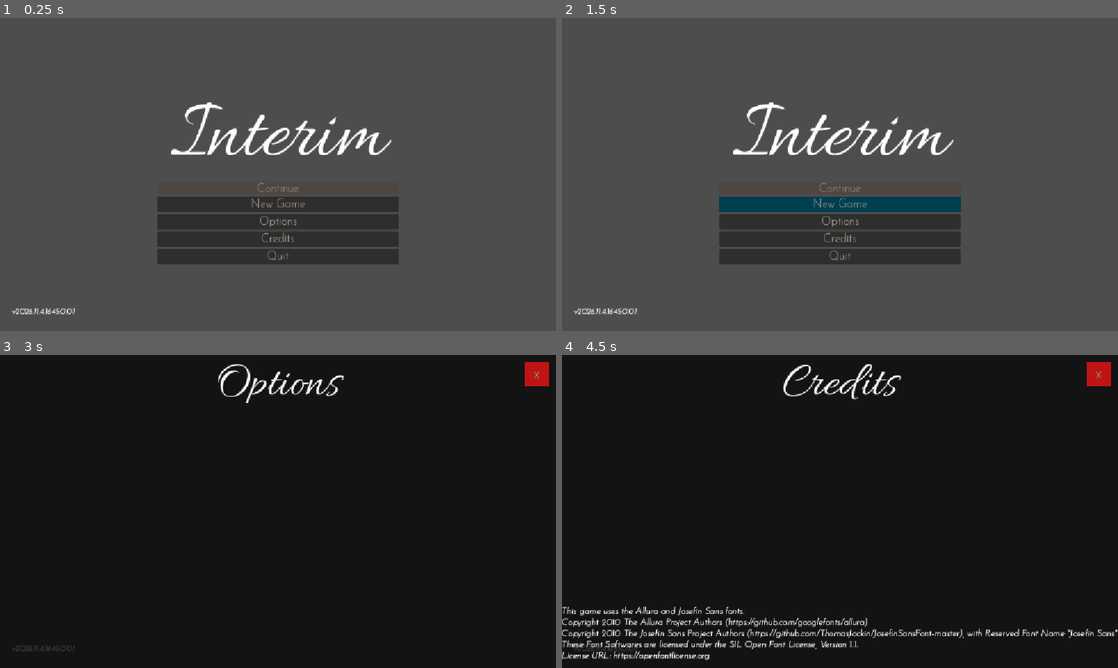
Above: before the commit, frames 1-4 (two rows, left to right).
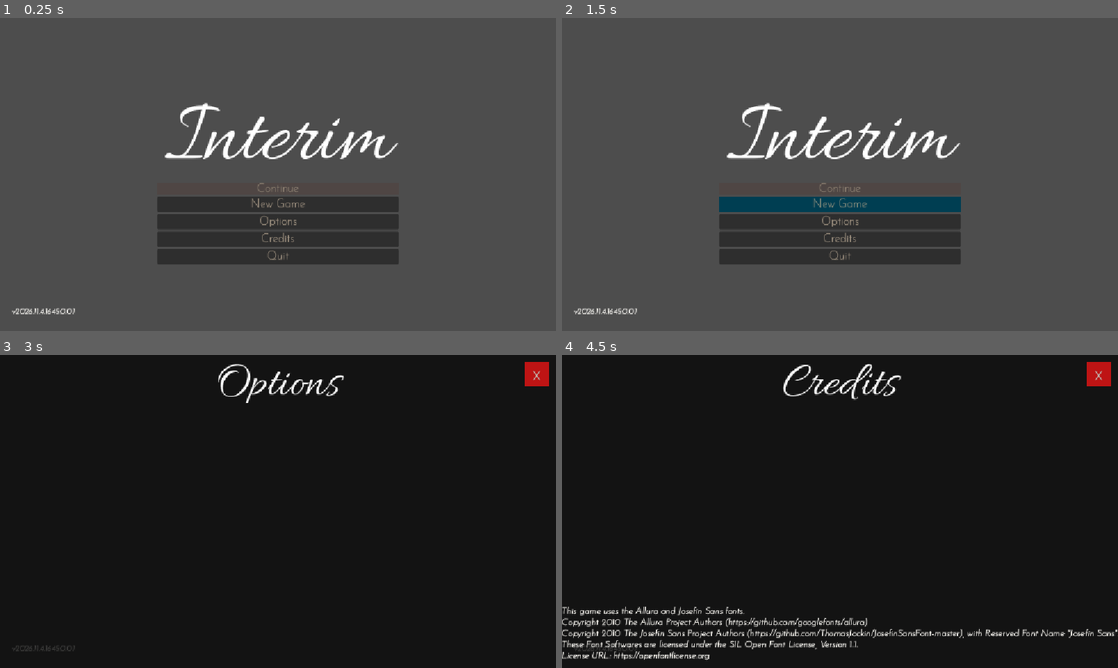
Above: after the commit, the same moments.

Repository: CyberSugarStudios/GitHub-Game-Off-2026
Game: Godot game, scene res://scenes/ui/title_screen.tscn
The game is run twice, just before and just after one commit, with the same random seed, the same clock (stepped at 60 frames per second) and the same inputs.
Inputs:
- Up to frame 1 (0.25 s): no input
- Up to frame 2 (1.5 s): click "New Game" at 0.5 s; click "New Game" at 1.25 s
- Up to frame 3 (3 s): click "New Game" at 2 s; click "Options" at 2.75 s
- Up to frame 4 (4.5 s): click "x" at 3.5 s; click "Credits" at 4.25 s

The runs differ from the first frame. In frame 1, 2.2% of the frame differs, in the area x 29-72%, y 26-46%; in frame 2, 2.2%; in frame 3, less than 0.1%; in frame 4, less than 0.1%.

Commit message:
Add source ignore work/backup files

Diff:
--- a/ghgo2026/resources/interim_main_theme.tres
+++ b/ghgo2026/resources/interim_main_theme.tres
@@ -2,6 +2,7 @@
 
 [ext_resource type="FontFile" uid="uid://cuf6mi06fmdlq" path="res://assets/fonts/JosefinSans-VariableFont_wght.ttf" id="1_8anr7"]
 [ext_resource type="FontFile" uid="uid://u8yid5ttfx8s" path="res://assets/fonts/JosefinSans-Italic-VariableFont_wght.ttf" id="2_rw08r"]
+[ext_resource type="FontFile" uid="uid://ck20mjju8iqx7" path="res://assets/fonts/Allura-Regular.ttf" id="3_7fa6x"]
 
 [sub_resource type="StyleBoxFlat" id="StyleBoxFlat_rw08r"]
 bg_color = Color(0.31764707, 0.2509804, 0.23137255, 0.49803922)
@@ -17,6 +18,9 @@
 
 [sub_resource type="StyleBoxFlat" id="StyleBoxFlat_jmnfm"]
 bg_color = Color(0.4392157, 0.6862745, 0.6392157, 1)
+
+[sub_resource type="StyleBoxFlat" id="StyleBoxFlat_sugp2"]
+bg_color = Color(0.74509805, 0.078431375, 0.078431375, 1)
 
 [resource]
 Button/colors/font_color = Color(0.7137255, 0.68235296, 0.6039216, 1)
@@ -34,7 +38,13 @@
 Button/styles/hover = SubResource("StyleBoxFlat_2lyf0")
 Button/styles/hover_pressed = SubResource("StyleBoxFlat_7008c")
 Button/styles/pressed = SubResource("StyleBoxFlat_jmnfm")
+CloseButton/base_type = &"Button"
+CloseButton/colors/font_color = Color(1, 1, 1, 1)
+CloseButton/font_sizes/font_size = 48
+CloseButton/styles/normal = SubResource("StyleBoxFlat_sugp2")
 Label/colors/font_color = Color(0.7137255, 0.68235296, 0.6039216, 1)
 Label/colors/font_outline_color = Color(0.7137255, 0.68235296, 0.6039216, 1)
 Label/constants/outline_size = 2
 Label/fonts/font = ExtResource("2_rw08r")
+TitleText/base_type = &"RichTextLabel"
+TitleText/fonts/normal_font = ExtResource("3_7fa6x")
--- a/ghgo2026/scenes/player_first_person.tscn
+++ b/ghgo2026/scenes/player_first_person.tscn
@@ -3,12 +3,15 @@
 [ext_resource type="Script" uid="uid://bnjlm7c5pax5" path="res://scripts/character_controller.gd" id="1_u1uxq"]
 
 [sub_resource type="CapsuleShape3D" id="CapsuleShape3D_53m36"]
+radius = 0.3
+height = 1.6
 
 [node name="PlayerFirstPerson" type="CharacterBody3D" unique_id=1491077890]
 script = ExtResource("1_u1uxq")
 
 [node name="PlayerCollider" type="CollisionShape3D" parent="." unique_id=1737941793]
+transform = Transform3D(1, 0, 0, 0, 1, 0, 0, 0, 1, 0, 0.8, 0)
 shape = SubResource("CapsuleShape3D_53m36")
 
 [node name="PlayerFirstPersonCamera" type="Camera3D" parent="." unique_id=1851892449]
-transform = Transform3D(1, 0, 0, 0, 1, 0, 0, 0, 1, 0, 0.6707916, -0.2529967)
+transform = Transform3D(1, 0, 0, 0, 1, 0, 0, 0, 1, 0, 1.45, 0)
--- a/ghgo2026/scenes/ui/title_screen.tscn
+++ b/ghgo2026/scenes/ui/title_screen.tscn
@@ -4,9 +4,6 @@
 [ext_resource type="FontFile" uid="uid://ck20mjju8iqx7" path="res://assets/fonts/Allura-Regular.ttf" id="2_w8uqo"]
 [ext_resource type="FontFile" uid="uid://u8yid5ttfx8s" path="res://assets/fonts/JosefinSans-Italic-VariableFont_wght.ttf" id="3_a4ium"]
 [ext_resource type="Theme" uid="uid://81yxjnb27kjl" path="res://resources/interim_main_theme.tres" id="4_a4ium"]
-
-[sub_resource type="StyleBoxFlat" id="StyleBoxFlat_53m36"]
-bg_color = Color(0.74509805, 0.078431375, 0.078431375, 1)
 
 [node name="TitleScreen" type="Control" unique_id=677689258]
 layout_mode = 3
@@ -49,8 +46,8 @@
 [node name="GameTitle(WorkingTitle)" type="RichTextLabel" parent="GameTitleAndButtons" unique_id=401937619]
 custom_minimum_size = Vector2(500, 200)
 layout_mode = 2
-theme_override_fonts/normal_font = ExtResource("2_w8uqo")
-theme_override_font_sizes/normal_font_size = 178
+theme_type_variation = &"TitleText"
+theme_override_font_sizes/normal_font_size = 188
 text = "Interim"
 scroll_active = false
 horizontal_alignment = 1
@@ -105,6 +102,7 @@
 anchor_bottom = 0.15400001
 offset_bottom = 0.20799255
 grow_horizontal = 2
+theme_type_variation = &"TitleText"
 theme_override_fonts/normal_font = ExtResource("2_w8uqo")
 theme_override_font_sizes/normal_font_size = 100
 text = "Options"
@@ -133,10 +131,8 @@
 offset_right = -15.0
 offset_bottom = 65.0
 grow_horizontal = 0
-theme_override_font_sizes/font_size = 32
-theme_override_styles/normal = SubResource("StyleBoxFlat_53m36")
+theme_type_variation = &"CloseButton"
 text = "x"
-icon_alignment = 1
 
 [node name="CreditsMenu" type="CanvasLayer" parent="." unique_id=1252186975]
 visible = false
@@ -156,6 +152,7 @@
 anchor_bottom = 0.15400001
 offset_bottom = -99.79201
 grow_horizontal = 2
+theme_type_variation = &"TitleText"
 theme_override_fonts/normal_font = ExtResource("2_w8uqo")
 theme_override_font_sizes/normal_font_size = 100
 text = "Credits"
@@ -175,10 +172,9 @@
 offset_right = -0.024047852
 offset_bottom = 0.19999695
 grow_horizontal = 0
-theme_override_font_sizes/font_size = 32
-theme_override_styles/normal = SubResource("StyleBoxFlat_53m36")
+theme = ExtResource("4_a4ium")
+theme_type_variation = &"CloseButton"
 text = "x"
-icon_alignment = 1
 
 [node name="Label" type="Label" parent="CreditsMenu" unique_id=377700736]
 anchors_preset = -1
@@ -202,15 +198,19 @@
 visible = false
 
 [node name="ConfirmCloseBackground" type="ColorRect" parent="ConfirmClosePopUp" unique_id=1044828397]
-custom_minimum_size = Vector2(300, 300)
+custom_minimum_size = Vector2(300, 250)
 anchors_preset = 8
 anchor_left = 0.5
 anchor_top = 0.5
 anchor_right = 0.5
 anchor_bottom = 0.5
-grow_horizontal = 2
-grow_vertical = 2
-color = Color(0, 0, 0, 0.7490196)
+offset_left = -150.0
+offset_top = -125.0
+offset_right = 150.0
+offset_bottom = 125.0
+grow_horizontal = 2
+grow_vertical = 2
+color = Color(0.31764707, 0.2509804, 0.23137255, 1)
 
 [node name="ConfirmCloseLabel" type="RichTextLabel" parent="ConfirmClosePopUp/ConfirmCloseBackground" unique_id=1407825718]
 custom_minimum_size = Vector2(0, 100)
@@ -218,7 +218,8 @@
 anchors_preset = 10
 anchor_right = 1.0
 grow_horizontal = 2
-theme_override_font_sizes/normal_font_size = 60
+theme_type_variation = &"TitleText"
+theme_override_font_sizes/normal_font_size = 80
 text = "Confirm?"
 horizontal_alignment = 1
 vertical_alignment = 1
Binary file changed: ghgo2026/assets/models/hall.glb
